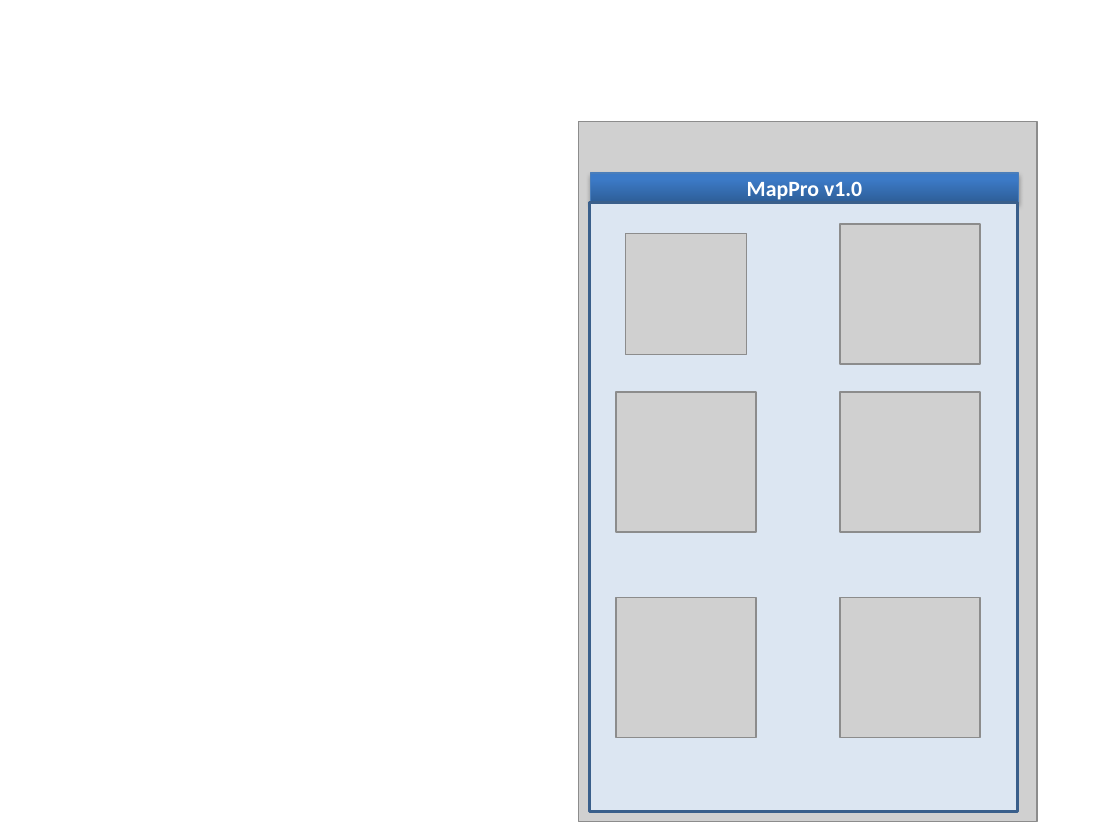
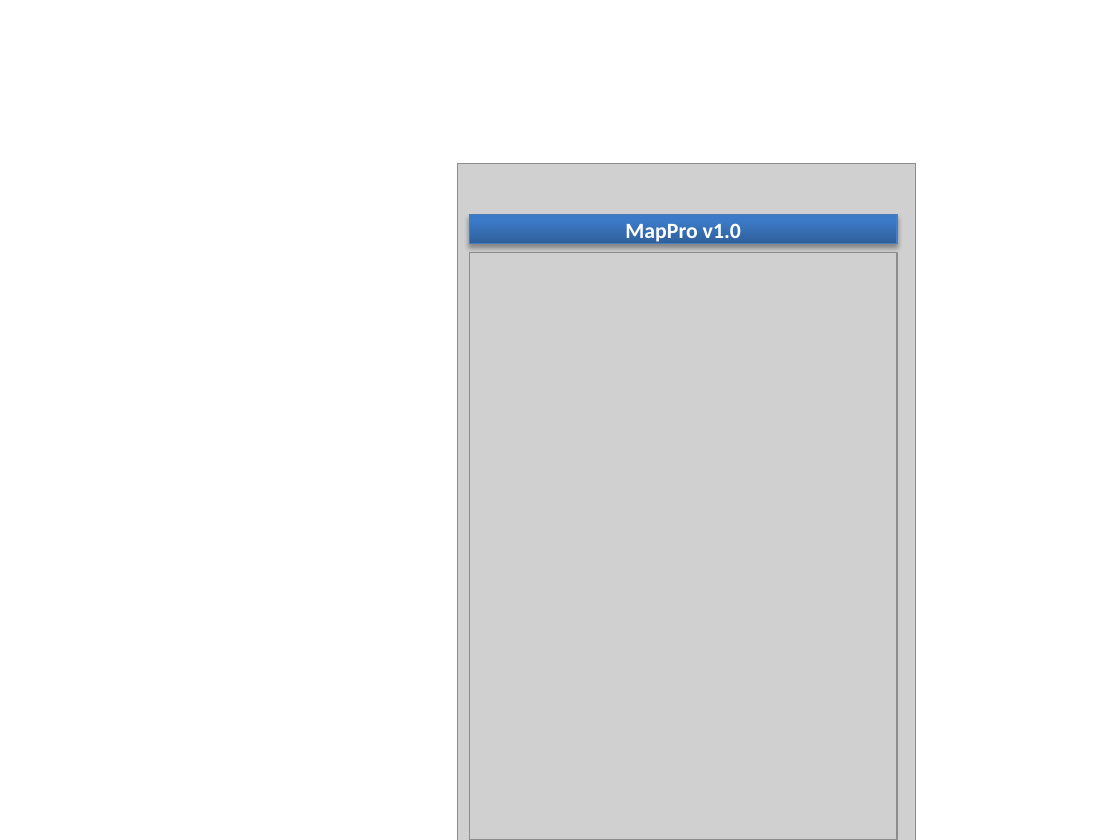
Before and after one commit to hungdien/google-map-api-and-map-on-android, a slide deck: slide 9 of Design/User Interface Design.pptx (slide 3 before the commit). Drawn at 1120x840 pixels with LibreOffice and Linux fonts; fonts in the diff are those of the drawing; grey boxes stand for pictures. Boxes give left, top, right and bottom in pixels: in the first picture for what was removed or moved away, otherwise in the second. Text is boxed around its words. In the diff, an @@ line names an element or a change of style, - is before the commit and + after.

```diff
--- a/Design/User Interface Design.pptx
+++ b/Design/User Interface Design.pptx
@@ picture: place and size @@
-picture at [579,121,1037,821]
+picture at [457,164,915,840]
@@ rectangle removed at [589,203,1017,812] @@
@@ rectangle "MapPro v1.0": place and size @@
-rectangle "MapPro v1.0" at [590,172,1018,202]
+rectangle "MapPro v1.0" at [469,215,897,244]
@@ picture removed at [625,233,746,354] @@
@@ picture removed at [840,224,980,364] @@
@@ picture added at [469,252,897,840] @@
@@ picture removed at [616,392,756,532] @@
@@ picture removed at [840,392,980,532] @@
@@ picture removed at [616,597,756,737] @@
@@ picture removed at [840,597,980,737] @@
```
Also in this commit, not shown: 3 other slides changed, 4 slides added.
